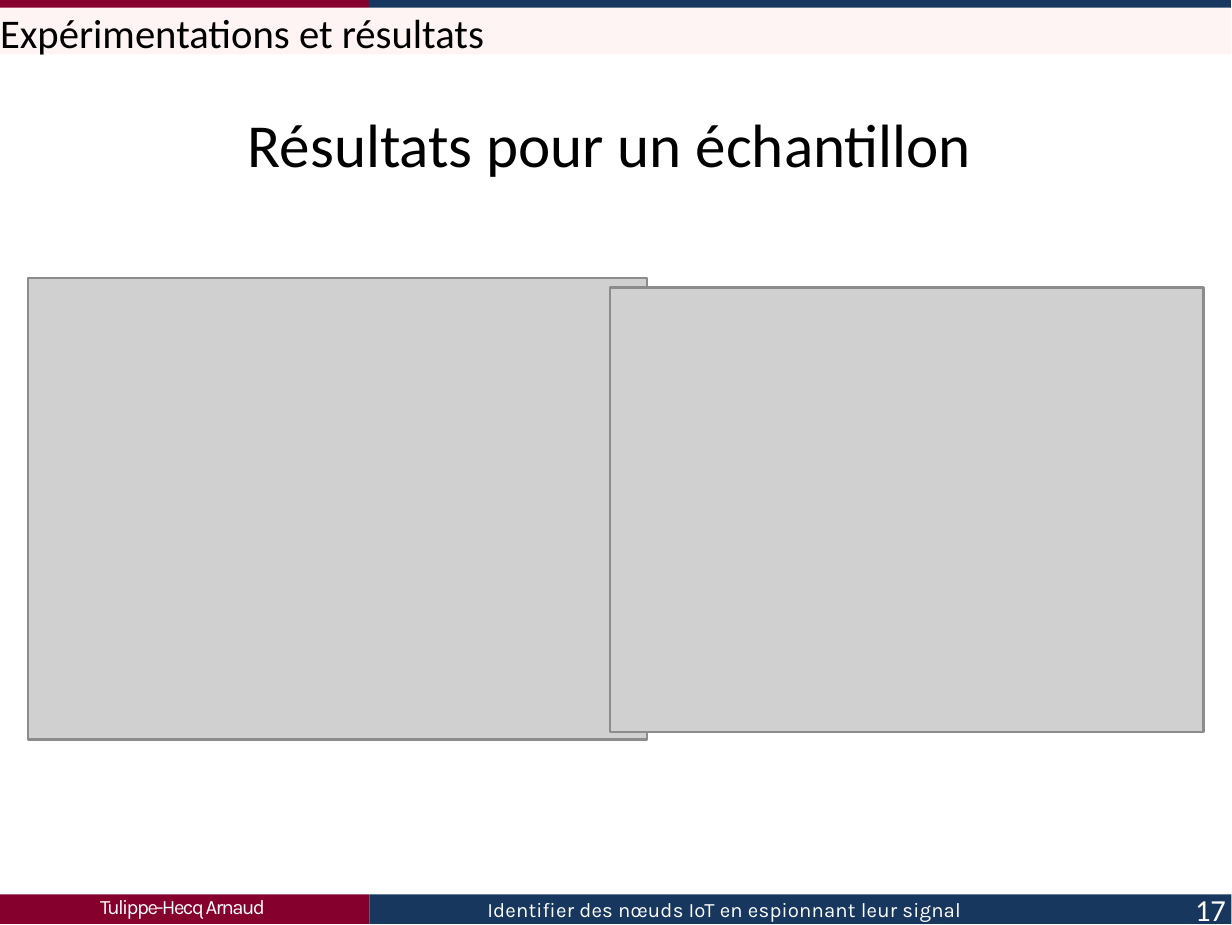
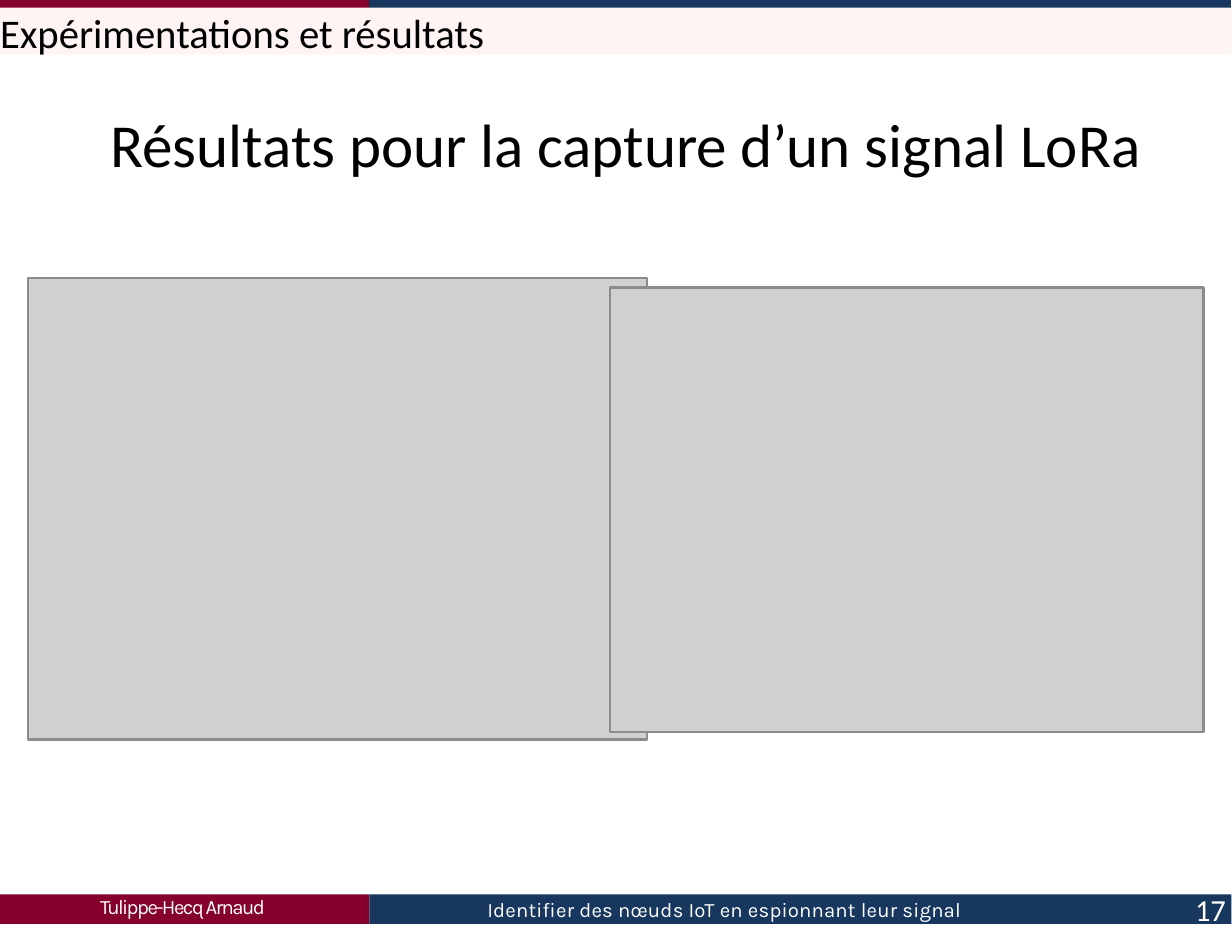
Before and after one commit to Arnaud458/TFE2023, a slide deck: slide 17 of présentation.pptx. Drawn at 1232x925 pixels with LibreOffice and Linux fonts; fonts in the diff are those of the drawing; grey boxes stand for pictures. Boxes give left, top, right and bottom in pixels: in the first picture for what was removed or moved away, otherwise in the second. Text is boxed around its words. In the diff, an @@ line names an element or a change of style, - is before the commit and + after.

```diff
--- a/présentation.pptx
+++ b/présentation.pptx
@@ text at (110,124,1140,178): text changed @@
-Résultats pour un échantillon
+Résultats pour la capture d’un signal LoRa
```
Also in this commit, not shown: 11 other slides changed, 2 other files.
